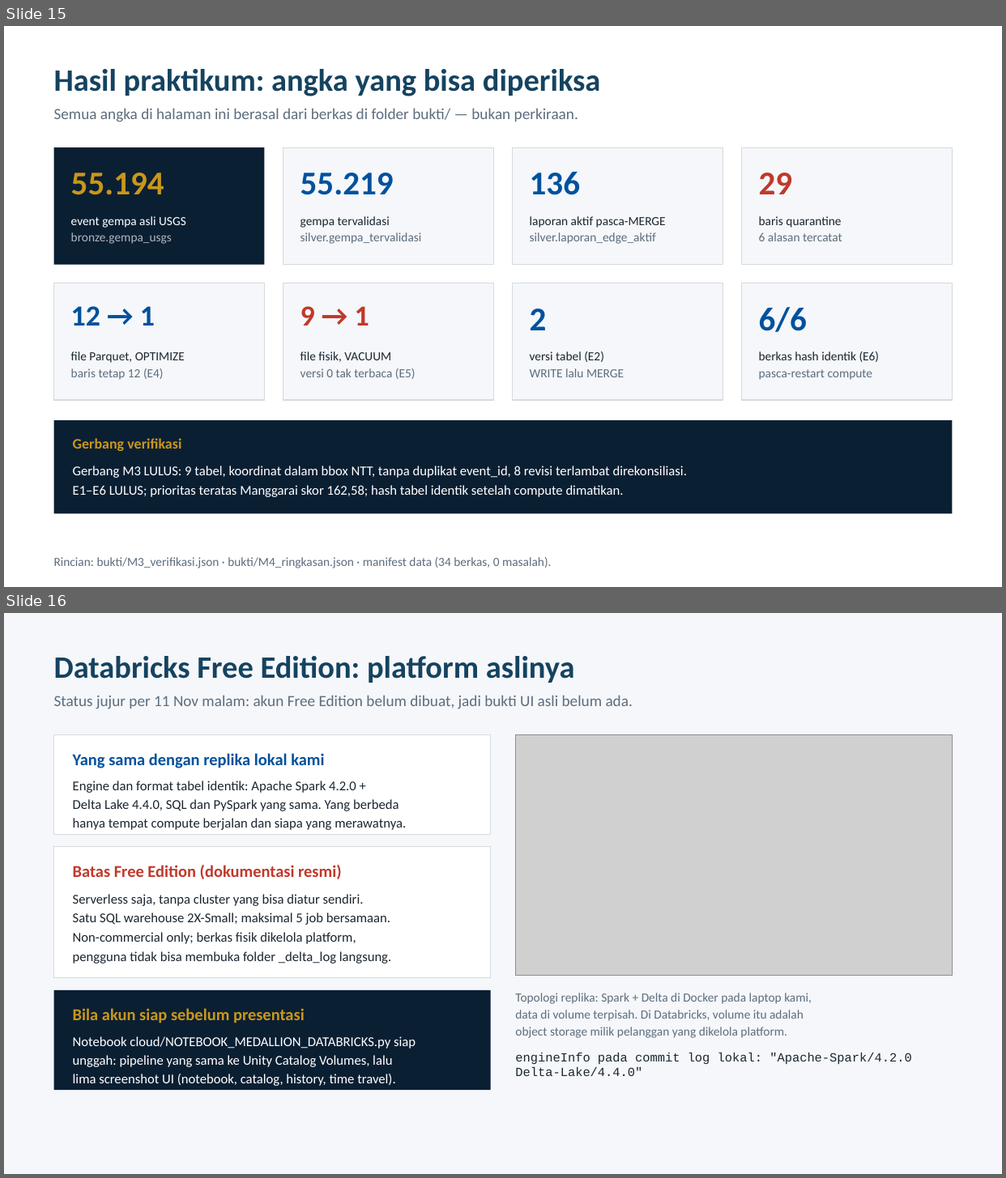
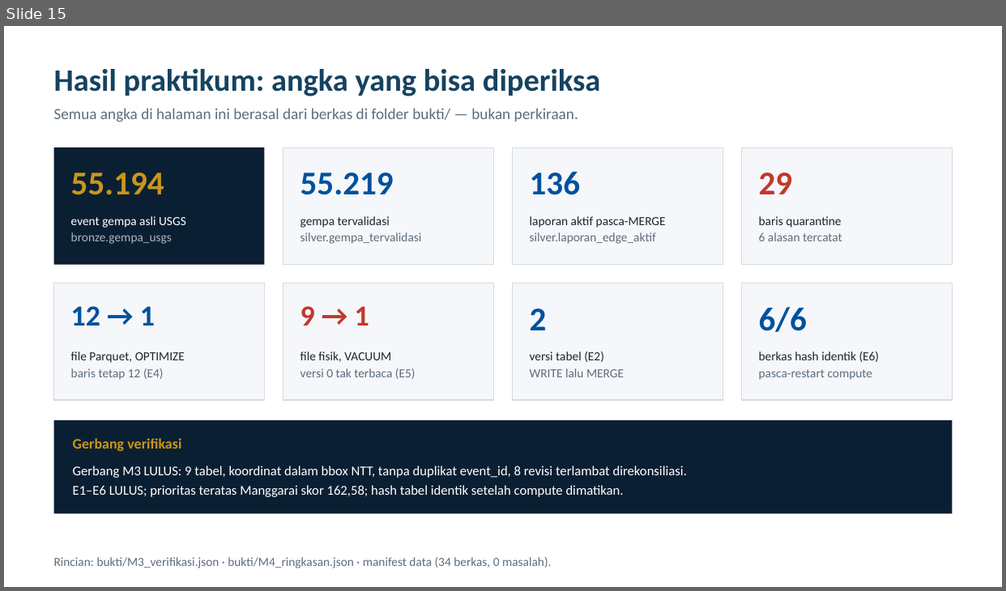
Before and after one commit to Sintasitinuriah/PABD-databrick-kel2, a slide deck: presentasi/Databricks_Kelompok2_Gempa_NTT.pptx. Shown one above the other, each under a label of ours: slides 15 and 16 before the commit, slide 15 after it. The pictures are 1006x1178 and 1006x591 pixels, drawn with LibreOffice and Linux fonts; fonts in the diff are those of the drawing; grey boxes stand for pictures. Boxes give left, top, right and bottom in pixels: in the first picture for what was removed or moved away, otherwise in the second. Text is boxed around its words. In the diff, an @@ line names an element or a change of style, - is before the commit and + after.

```diff
--- a/presentasi/Databricks_Kelompok2_Gempa_NTT.pptx
+++ b/presentasi/Databricks_Kelompok2_Gempa_NTT.pptx
@@ slide 16 removed at (4, 613, 1002, 1174), background #F5F7FA @@
@@ text removed at (54, 656, 575, 683) @@
-Databricks Free Edition: platform aslinya
@@ text removed at (54, 695, 633, 709) @@
-Status jujur per 11 Nov malam: akun Free Edition belum dibuat, jadi bukti UI asli belum ada.
@@ rectangle removed at (54, 735, 491, 834) @@
@@ text removed at (73, 753, 324, 769) @@
-Yang sama dengan replika lokal kami
@@ picture removed at (515, 735, 952, 975) @@
@@ text removed at (73, 781, 406, 830) @@
-Engine dan format tabel identik: Apache Spark 4.2.0 +
-Delta Lake 4.4.0, SQL dan PySpark yang sama. Yang berbeda
-hanya tempat compute berjalan dan siapa yang merawatnya.
@@ rectangle removed at (54, 846, 491, 977) @@
@@ text removed at (73, 865, 342, 879) @@
-Batas Free Edition (dokumentasi resmi)
@@ text removed at (73, 894, 391, 964) @@
-Serverless saja, tanpa cluster yang bisa diatur sendiri.
-Satu SQL warehouse 2X-Small; maksimal 5 job bersamaan.
-Non-commercial only; berkas fisik dikelola platform,
-pengguna tidak bisa membuka folder _delta_log langsung.
@@ rectangle removed at (54, 990, 491, 1090) @@
@@ text removed at (515, 993, 812, 1038) @@
-Topologi replika: Spark + Delta di Docker pada laptop kami,
-data di volume terpisah. Di Databricks, volume itu adalah
-object storage milik pelanggan yang dikelola platform.
@@ text removed at (73, 1008, 305, 1024) @@
-Bila akun siap sebelum presentasi
@@ text removed at (73, 1037, 415, 1086) @@
-Notebook cloud/NOTEBOOK_MEDALLION_DATABRICKS.py siap
-unggah: pipeline yang sama ke Unity Catalog Volumes, lalu
-lima screenshot UI (notebook, catalog, history, time travel).
@@ text removed at (515, 1053, 911, 1076) @@
-engineInfo pada commit log lokal: "Apache-Spark/4.2.0 Delta-Lake/4.4.0"
```
Also in this commit, not shown: 2 slides changed, 1 slide added, 4 other files.
